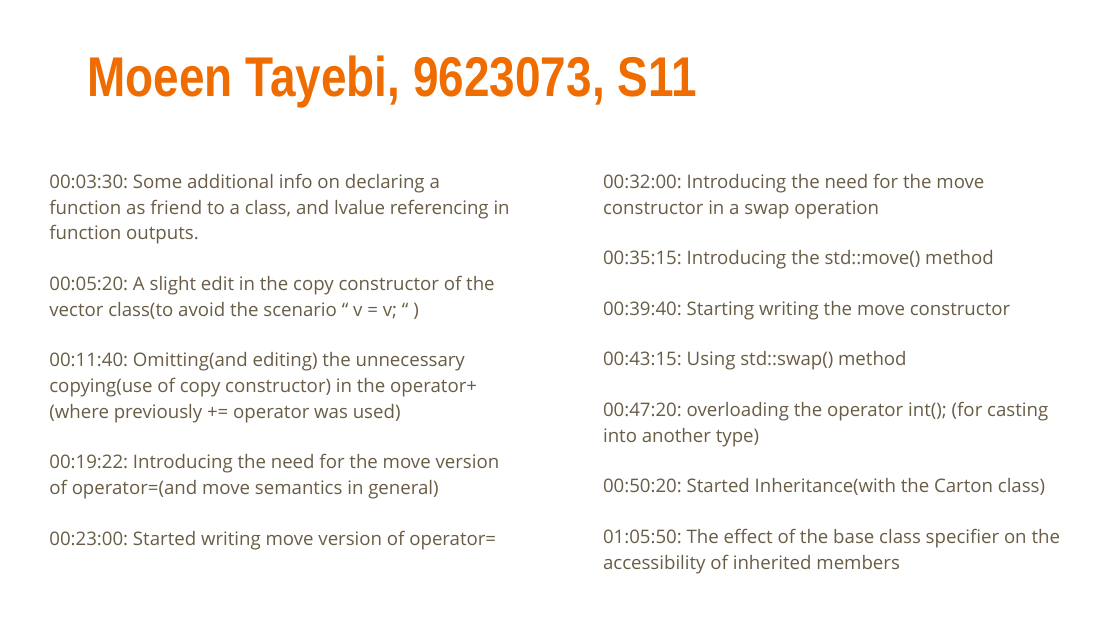
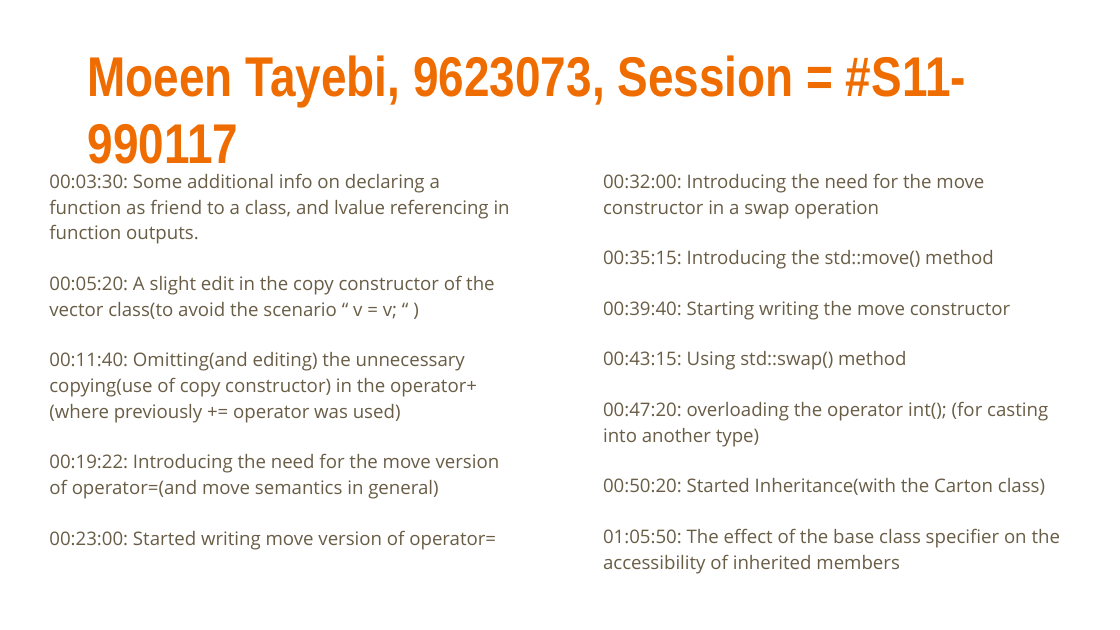
Before and after one commit to EE-AUT/Media-player, a slide deck: slide 10 of Tags/AP.pptx. Drawn at 1120x630 pixels with LibreOffice and Linux fonts; fonts in the diff are those of the drawing. Boxes give left, top, right and bottom in pixels: in the first picture for what was removed or moved away, otherwise in the second. Text is boxed around its words. In the diff, an @@ line names an element or a change of style, - is before the commit and + after.

```diff
--- a/Tags/AP.pptx
+++ b/Tags/AP.pptx
@@ title at bbox=[88, 55, 966, 164]: text changed @@
-Moeen Tayebi, 9623073, S11
+Moeen Tayebi, 9623073, Session = #S11-990117
```
Also in this commit, not shown: 19 other slides changed, 27 other files.
